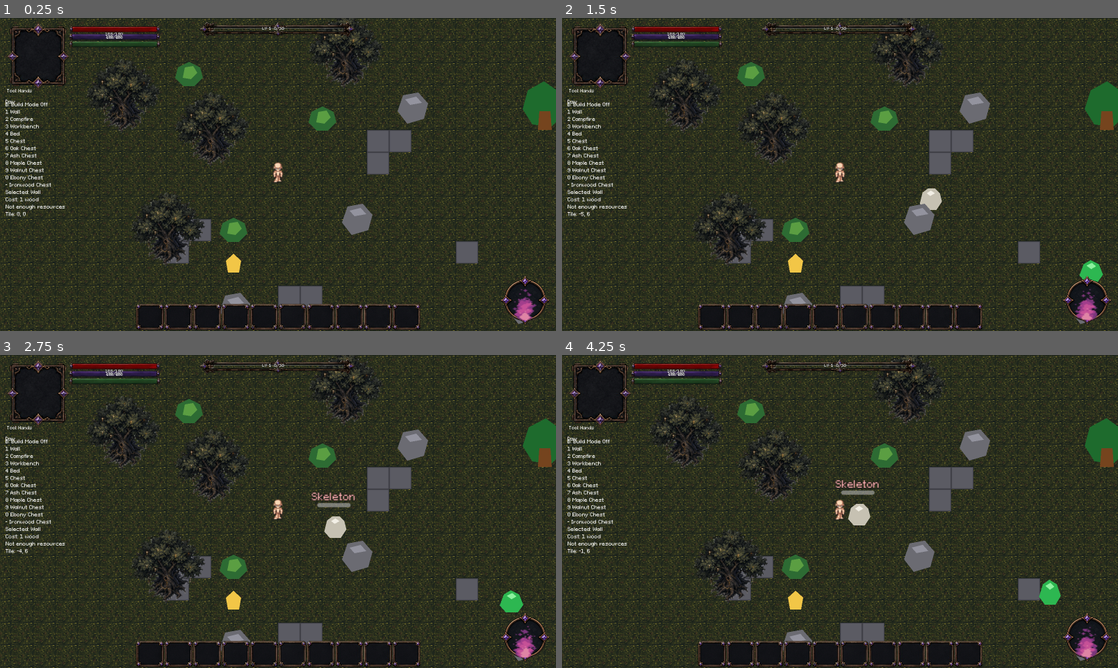
Above: before the commit, frames 1-4 (two rows, left to right).
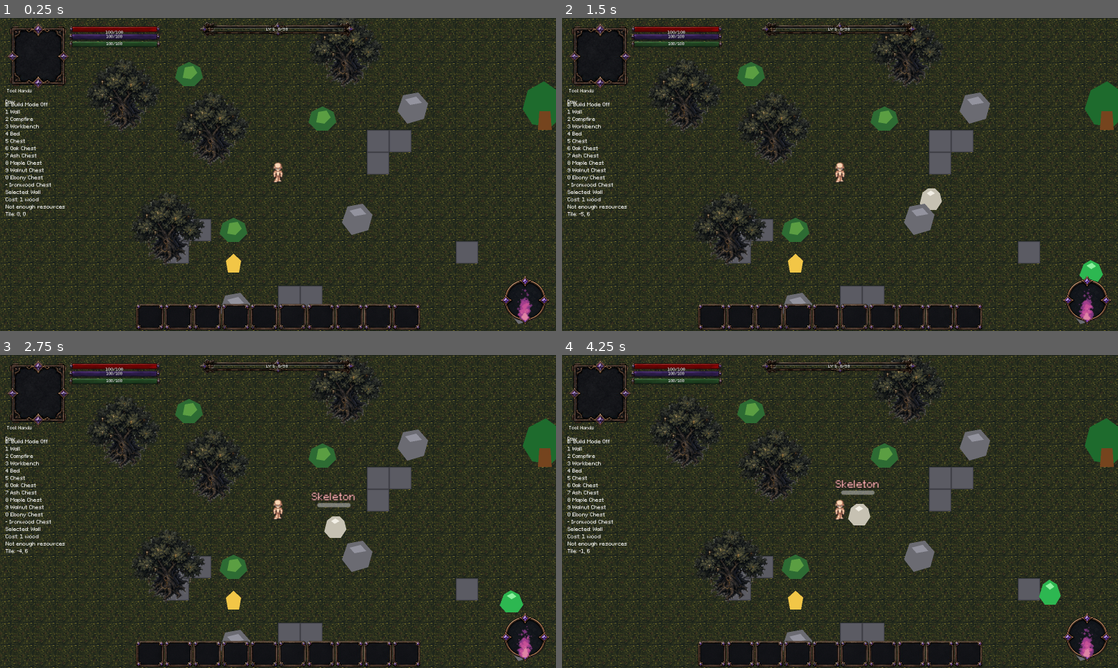
Above: after the commit, the same moments.

Repository: ramonsamagaio/Oathwake-Main
Game: Godot game, scene res://scenes/Main.tscn
Same seed, same stepped clock (60 frames per second), same inputs: the game is played once before the commit and once after it. This scene is started directly instead of the project's main scene.
Inputs (mouse positions are in pixels of both pictures, inside the frame that each line leads up to):
- Up to frame 1 (0.25 s): no input
- Up to frame 2 (1.5 s): click (712, 315) at 0.5 s; click (739, 315) at 1.25 s
- Up to frame 3 (2.75 s): click (205, 652) at 2 s
- Up to frame 4 (4.25 s): click (795, 655) at 2.75 s; click (828, 652) at 3.5 s

The runs differ from the first frame. In frame 1, 0.2% of the frame differs, in the area x 18-97%, y 2-97%; in frame 2, 0.2%; in frame 3, 0.3%; in frame 4, 0.3%.

Commit message:
INVENTORY AINDA

Diff:
--- a/scripts/ui/HUDStatusUI.gd
+++ b/scripts/ui/HUDStatusUI.gd
@@ -31,6 +31,7 @@
 var _purple_fire_frames: Array[Texture2D] = []
 var _purple_fire_frame_index := 0
 var _purple_fire_timer: Timer
+var _alpha_bounds_cache: Dictionary = {}
 
 
 func _ready() -> void:
@@ -85,22 +86,22 @@
 	var stamina_rect := _get_rect("hud.stamina_bar", Rect2(196, 26, 270, 63))
 	_life_width = life_rect.size.x
 	_life_clip = _add_fill_bar("hud.life_bar", LIFE_BAR_PATH, life_rect)
-	_life_label = _add_bar_label(life_rect, 11, -1.0)
+	_life_label = _add_bar_label(_get_visible_content_rect_on_screen("hud.life_bar", life_rect, LIFE_BAR_PATH), 11)
 
 	_mana_width = mana_rect.size.x
 	_mana_clip = _add_fill_bar("hud.mana_bar", MANA_BAR_PATH, mana_rect)
-	_mana_label = _add_bar_label(mana_rect, 10, -1.0)
+	_mana_label = _add_bar_label(_get_visible_content_rect_on_screen("hud.mana_bar", mana_rect, MANA_BAR_PATH), 10)
 
 	_stamina_width = stamina_rect.size.x
 	_stamina_clip = _add_fill_bar("hud.stamina_bar", STAMINA_BAR_PATH, stamina_rect)
-	_stamina_label = _add_bar_label(stamina_rect, 10, -1.0)
+	_stamina_label = _add_bar_label(_get_visible_content_rect_on_screen("hud.stamina_bar", stamina_rect, STAMINA_BAR_PATH), 10)
 
 	var xp_frame_rect := _get_rect("hud.xp_bar_frame", Rect2(549, 1, 476, 61))
 	var xp_fill_rect := _get_rect("hud.xp_bar_fill", Rect2(595, 29, 417, 61))
 	_xp_width = xp_fill_rect.size.x
 	_xp_clip = _add_fill_bar("hud.xp_bar_fill", EXP_BAR_PATH, xp_fill_rect)
 	_add_layout_texture_rect(EXP_BORDER_PATH, "hud.xp_bar_frame", xp_frame_rect)
-	_xp_label = _add_bar_label(xp_frame_rect, 11, -1.0)
+	_xp_label = _add_bar_label(_get_visible_content_rect_on_screen("hud.xp_bar_frame", xp_frame_rect, EXP_BORDER_PATH), 11)
 
 	_add_layout_texture_rect(FLAME_FRAME_PATH, "hud.alignment_flame_frame", Rect2(1415, 723, 167, 159))
 	_add_alignment_flame()
@@ -168,6 +169,8 @@
 	_purple_fire = TextureRect.new()
 	_purple_fire.name = "Purple_fire"
 	_purple_fire.mouse_filter = Control.MOUSE_FILTER_IGNORE
+	_purple_fire.expand_mode = TextureRect.EXPAND_IGNORE_SIZE
+	_purple_fire.stretch_mode = TextureRect.STRETCH_KEEP_ASPECT_CENTERED
 	add_child(_purple_fire)
 	UILayoutApplier.apply_texture_rect_from_layout(_purple_fire, _layout, "hud.alignment_flame", rect)
 	_scale_purple_fire(3.0)
@@ -206,8 +209,70 @@
 	if base_size.x <= 0.0 or base_size.y <= 0.0:
 		return
 	var scaled_size := base_size * multiplier
-	_purple_fire.position = _purple_fire.position + (base_size - scaled_size) * 0.5
+	var center := _purple_fire.position + base_size * 0.5
+	_purple_fire.position = center - scaled_size * 0.5
 	_purple_fire.size = scaled_size
+
+
+func _get_visible_content_rect_on_screen(element_id: String, fallback_rect: Rect2, texture_path: String) -> Rect2:
+	var layout_rect := _get_rect(element_id, fallback_rect)
+	var texture := _load_texture(texture_path)
+	if texture == null:
+		return layout_rect
+
+	var alpha_bounds := _get_visible_alpha_bounds(texture)
+	if alpha_bounds.size.x <= 0.0 or alpha_bounds.size.y <= 0.0:
+		return layout_rect
+
+	var image := texture.get_image()
+	if image == null:
+		return layout_rect
+
+	var scale_x := layout_rect.size.x / float(maxi(image.get_width(), 1))
+	var scale_y := layout_rect.size.y / float(maxi(image.get_height(), 1))
+	return Rect2(
+		layout_rect.position + Vector2(alpha_bounds.position.x * scale_x, alpha_bounds.position.y * scale_y),
+		Vector2(alpha_bounds.size.x * scale_x, alpha_bounds.size.y * scale_y)
+	)
+
+
+func _get_visible_alpha_bounds(texture: Texture2D) -> Rect2:
+	if texture == null:
+		return Rect2()
+
+	var cache_key := texture.resource_path
+	if not cache_key.is_empty() and _alpha_bounds_cache.has(cache_key):
+		return _alpha_bounds_cache[cache_key]
+
+	var image := texture.get_image()
+	if image == null or image.is_empty():
+		return Rect2()
+
+	var width := image.get_width()
+	var height := image.get_height()
+	var min_x := width
+	var min_y := height
+	var max_x := -1
+	var max_y := -1
+	for y in range(height):
+		for x in range(width):
+			if image.get_pixel(x, y).a > 0.05:
+				if x < min_x:
+					min_x = x
+				if y < min_y:
+					min_y = y
+				if x > max_x:
+					max_x = x
+				if y > max_y:
+					max_y = y
+
+	if max_x < min_x or max_y < min_y:
+		return Rect2()
+
+	var bounds := Rect2(Vector2(min_x, min_y), Vector2((max_x - min_x) + 1, (max_y - min_y) + 1))
+	if not cache_key.is_empty():
+		_alpha_bounds_cache[cache_key] = bounds
+	return bounds
 
 
 func _load_purple_fire_frames() -> Array[Texture2D]:
--- a/scripts/ui/InventorySlot.gd
+++ b/scripts/ui/InventorySlot.gd
@@ -178,9 +178,8 @@
 	_quantity_label.visible = quantity_visible
 	if quantity_visible:
 		_quantity_label.text = str(amount)
-		var label_width := minf(maxf(34.0, size.x * 0.56), maxf(34.0, size.x - 6.0))
-		_quantity_label.size = Vector2(label_width, 16.0)
-		_quantity_label.position = Vector2(maxf(3.0, size.x - label_width - 3.0), maxf(2.0, size.y - 18.0))
+		_quantity_label.position = Vector2.ZERO
+		_quantity_label.size = Vector2(maxf(0.0, size.x - 4.0), maxf(0.0, size.y - 3.0))
 		_quantity_label.clip_text = false
 	else:
 		_quantity_label.text = ""
